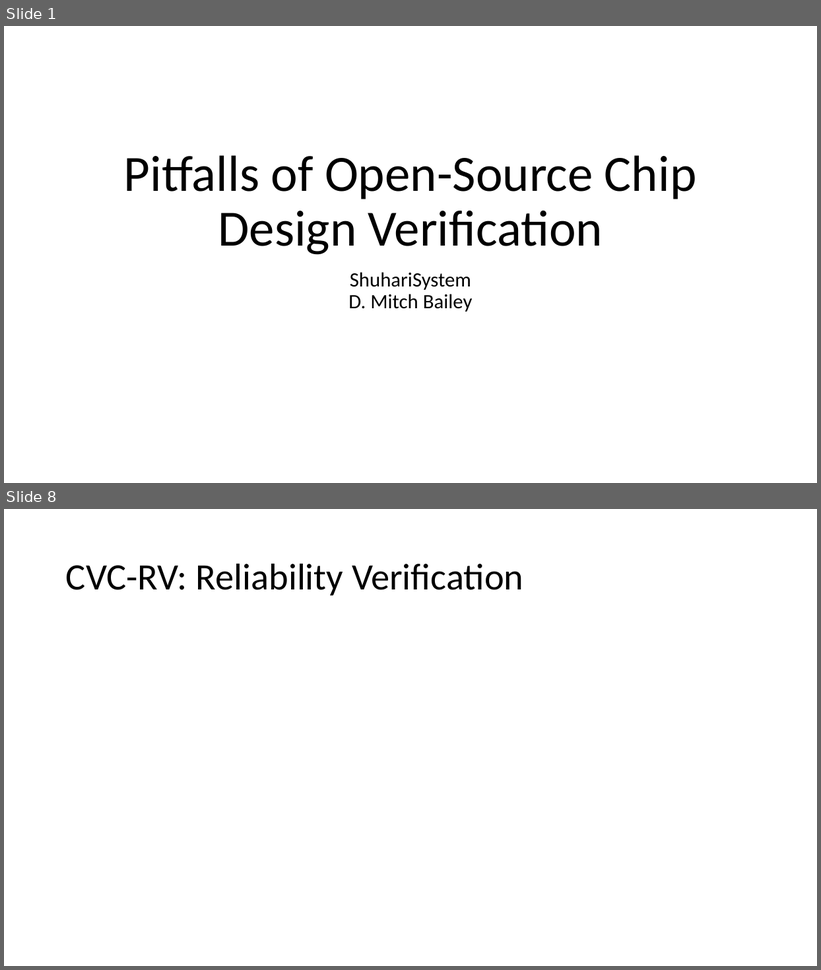
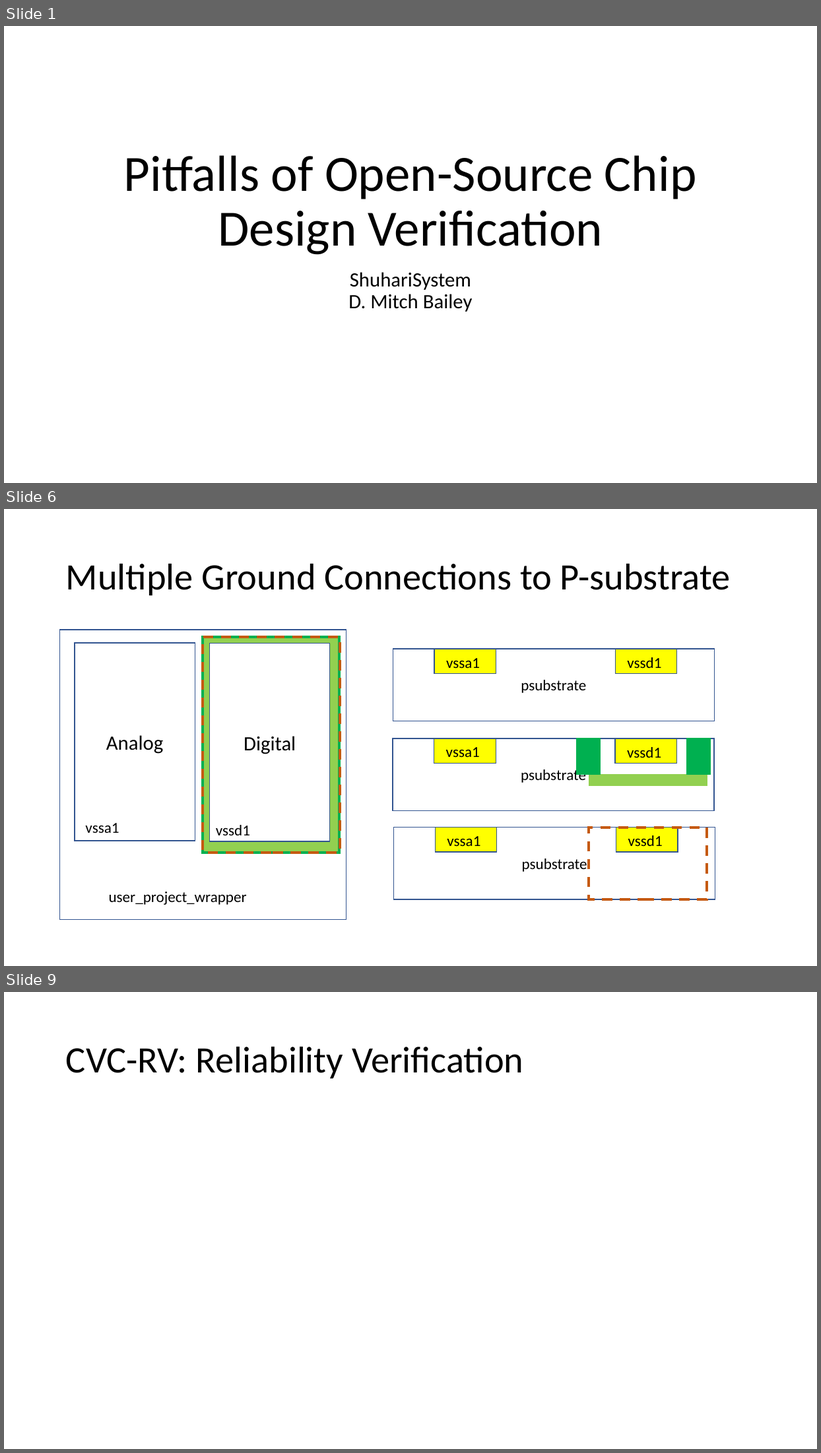
Before and after one commit to msaligane/US_Japan_Semiconductor_Workshop, a slide deck: Day 2 - 1505 - Pitfalls of Open-Source Chip Design Verification/Japan-US-Workshop-Bailey.pptx. Shown one above the other, each under a label of ours: slides 1 and 8 before the commit, slides 1, 6 and 9 after it; the slides between them are not shown. The pictures are 821x970 and 821x1453 pixels, drawn with LibreOffice and Linux fonts; fonts in the diff are those of the drawing. Boxes give left, top, right and bottom in pixels: in the first picture for what was removed or moved away, otherwise in the second. Text is boxed around its words. In the diff, an @@ line names an element or a change of style, - is before the commit and + after.

```diff
--- a/Day 2 - 1505 - Pitfalls of Open-Source Chip Design Verification/Japan-US-Workshop-Bailey.pptx
+++ b/Day 2 - 1505 - Pitfalls of Open-Source Chip Design Verification/Japan-US-Workshop-Bailey.pptx
@@ slide 6 added at box(4, 509, 817, 966), background #FFFFFF @@
@@ title added at box(66, 563, 731, 595), 44 pt, text #000000 @@
+Multiple Ground Connections to P-substrate
@@ rectangle added at box(60, 630, 347, 920), outline #325491 1 pt @@
@@ rectangle added at box(75, 643, 195, 842), fill #FFFFFF, outline #325491 1 pt, 24 pt, text #000000 @@
+Analog
@@ rectangle added at box(209, 644, 330, 842), fill #FFFFFF, outline #325491 1 pt, 24 pt, text #000000 @@
+Digital
@@ rectangle added at box(393, 649, 715, 722), outline #325491 1 pt, 18 pt, text #000000 @@
+psubstrate
@@ rectangle added at box(435, 649, 496, 674), fill #FFFF00, outline #325491 1 pt @@
@@ text added at box(446, 658, 480, 668), 18 pt, text #000000 @@
+vssa1
@@ rectangle added at box(615, 649, 677, 674), fill #FFFF00, outline #325491 1 pt @@
@@ text added at box(627, 657, 661, 668), 18 pt, text #000000 @@
+vssd1
@@ group added at box(201, 637, 715, 854): 8 rectangles, 2 texts @@
+psubstrate
+vssa1
+vssd1
@@ text added at box(85, 823, 119, 833), 18 pt, text #000000 @@
+vssa1
@@ text added at box(216, 825, 250, 836), 18 pt, text #000000 @@
+vssd1
@@ group added at box(203, 637, 715, 900): 5 rectangles, 2 texts @@
+psubstrate
+vssa1
+vssd1
@@ text added at box(109, 892, 247, 905), 18 pt, text #000000 @@
+user_project_wrapper
@@ what was slide 8 is now slide 9 @@
```
Also in this commit, not shown: 4 slides changed, 2 other slides added, 2 slides removed.
